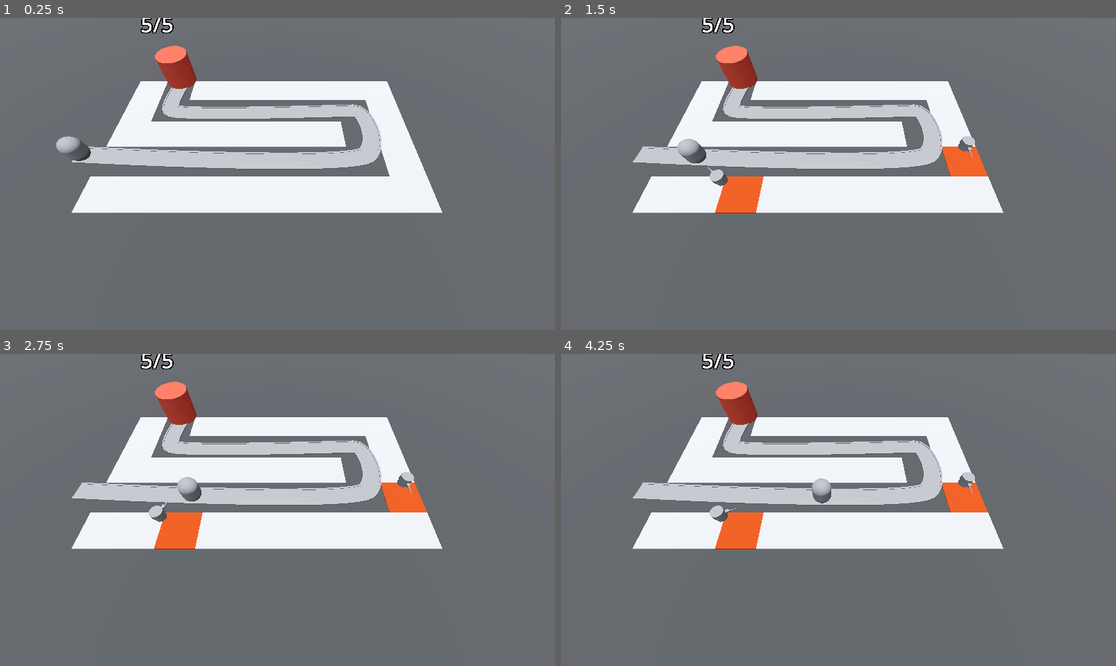
Above: before the commit, frames 1-4 (two rows, left to right).
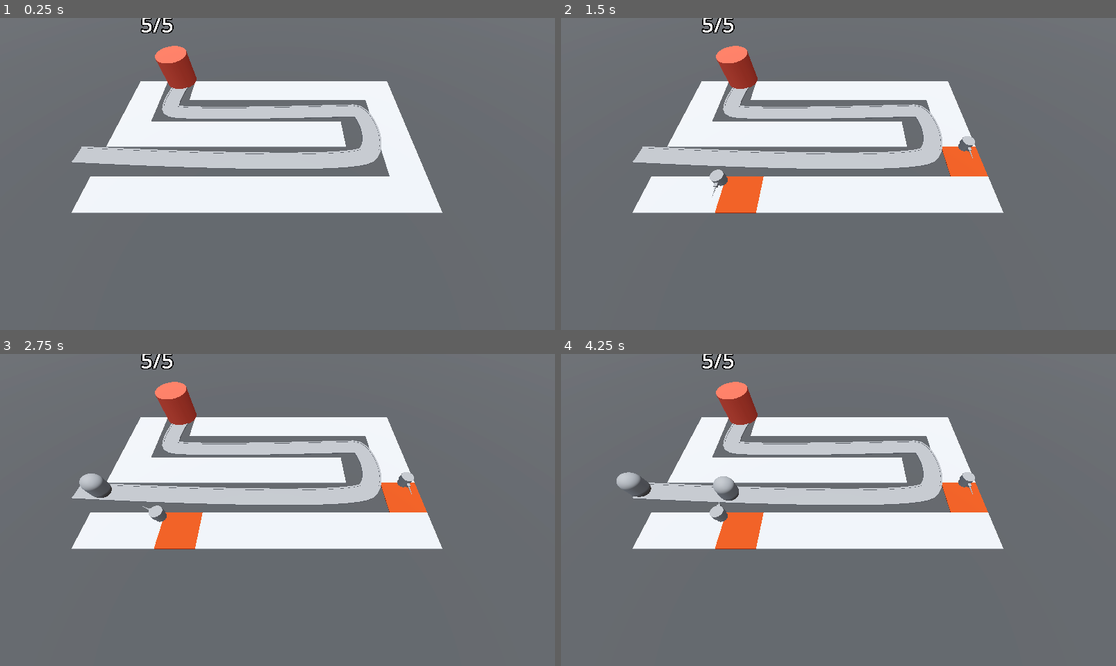
Above: after the commit, the same moments.

Repository: AlexanderMendivil/barbarian_blaster
Game: Godot game, scene res://BaseLevel.tscn
Same seed, same stepped clock (60 frames per second), same inputs: the game is played once before the commit and once after it.
Inputs (mouse positions are in pixels of both pictures, inside the frame that each line leads up to):
- Up to frame 1 (0.25 s): no input
- Up to frame 2 (1.5 s): move the mouse to (960, 158) at 0.52 s; click (960, 158) at 0.6 s; move the mouse to (727, 189) at 1.27 s; click (727, 189) at 1.35 s
- Up to frame 3 (2.75 s): move the mouse to (333, 441) at 2.02 s; click (333, 441) at 2.1 s
- Up to frame 4 (4.25 s): move the mouse to (810, 572) at 2.77 s; click (810, 572) at 2.85 s; move the mouse to (1005, 556) at 3.52 s; click (1005, 556) at 3.6 s

The runs differ from the first frame. In frame 1, 0.3% of the frame differs, in the area x 10-17%, y 37-46%; in frame 2, 0.3%; in frame 3, 0.6%; in frame 4, 0.8%, in the area x 10-49%, y 37-52%.

Commit message:
Spawn enemies

Diff:
--- a/BaseLevel.tscn
+++ b/BaseLevel.tscn
@@ -1,9 +1,10 @@
-[gd_scene load_steps=12 format=3 uid="uid://bsmb5cowjy7pb"]
+[gd_scene load_steps=13 format=3 uid="uid://bsmb5cowjy7pb"]
 
 [ext_resource type="MeshLibrary" uid="uid://bbt1vnqt01aex" path="res://MeshLibraries/SpaceLibrary.tres" id="1_tr658"]
 [ext_resource type="PackedScene" uid="uid://khatafrsgmys" path="res://enemy/enemy.tscn" id="2_0dfw4"]
 [ext_resource type="PackedScene" uid="uid://bl18ugrt11nne" path="res://RayPickerCamera/ray_picker_camera.tscn" id="2_v40uh"]
 [ext_resource type="PackedScene" uid="uid://df230gthdwxye" path="res://base/base.tscn" id="3_bkals"]
+[ext_resource type="Script" path="res://EnemyPath.gd" id="3_uv7hv"]
 [ext_resource type="Script" path="res://TurretManager.gd" id="5_jv8at"]
 [ext_resource type="PackedScene" uid="uid://dfvnawnts2y51" path="res://turret/turret.tscn" id="6_x1pfu"]
 
@@ -54,11 +55,13 @@
 transform = Transform3D(1, 0, 0, 0, 0.5, 0.866025, 0, -0.866025, 0.5, 0, 20, 18.6)
 turret_manager = NodePath("../TurretManager")
 
-[node name="Path3D" type="Path3D" parent="."]
+[node name="EnemyPath" type="Path3D" parent="."]
 transform = Transform3D(1, 0, 0, 0, 1, 0, 0, 0, 1, -5.96046e-08, 1, -0.2)
 curve = SubResource("Curve3D_t0uxe")
+script = ExtResource("3_uv7hv")
+enemy_scene = ExtResource("2_0dfw4")
 
-[node name="Road" type="CSGPolygon3D" parent="Path3D"]
+[node name="Road" type="CSGPolygon3D" parent="EnemyPath"]
 transform = Transform3D(1, 0, 0, 0, 1, 0, 0, 0, 1, -0.8, -1, -0.499999)
 polygon = PackedVector2Array(-1, 0, -1, 0.1, 1, 0.1, 1, 0)
 mode = 2
@@ -72,7 +75,7 @@
 path_u_distance = 1.0
 path_joined = false
 
-[node name="LeftEdge" type="CSGPolygon3D" parent="Path3D"]
+[node name="LeftEdge" type="CSGPolygon3D" parent="EnemyPath"]
 transform = Transform3D(1, 0, 0, 0, 1, 0, 0, 0, 1, -0.8, -1, -0.499999)
 polygon = PackedVector2Array(-1.1, 0, -1.1, 0.15, -0.9, 0.15, -0.9, 0)
 mode = 2
@@ -86,7 +89,7 @@
 path_u_distance = 1.0
 path_joined = false
 
-[node name="RightEdge2" type="CSGPolygon3D" parent="Path3D"]
+[node name="RightEdge2" type="CSGPolygon3D" parent="EnemyPath"]
 transform = Transform3D(1, 0, 0, 0, 1, 0, 0, 0, 1, -0.8, -1, -0.499999)
 polygon = PackedVector2Array(0.9, 0, 0.9, 0.15, 1.1, 0.15, 1.1, 0)
 mode = 2
@@ -100,8 +103,9 @@
 path_u_distance = 1.0
 path_joined = false
 
-[node name="Enemy" parent="Path3D" instance=ExtResource("2_0dfw4")]
-transform = Transform3D(-4.3711e-08, 0, -0.99999, 0, 1, 0, 0.99999, 0, -4.3711e-08, -22.9908, 0, 5.56411)
+[node name="Timer" type="Timer" parent="EnemyPath"]
+wait_time = 2.0
+autostart = true
 
 [node name="Base" parent="." instance=ExtResource("3_bkals")]
 transform = Transform3D(1, 0, 0, 0, 1, 0, 0, 0, 1, -13.9362, 2.81641, -8.2)
@@ -109,4 +113,6 @@
 [node name="TurretManager" type="Node3D" parent="." node_paths=PackedStringArray("enemy_path")]
 script = ExtResource("5_jv8at")
 turret = ExtResource("6_x1pfu")
-enemy_path = NodePath("../Path3D")
+enemy_path = NodePath("../EnemyPath")
+
+[connection signal="timeout" from="EnemyPath/Timer" to="EnemyPath" method="spawn_enemies"]
--- /dev/null
+++ b/EnemyPath.gd
@@ -0,0 +1,14 @@
+extends Path3D
+
+@export var enemy_scene: PackedScene
+
+func _ready():
+	pass
+
+func _process(delta):
+	pass
+
+
+func spawn_enemies():
+	var new_enemy = enemy_scene.instantiate()
+	add_child(new_enemy)
--- a/enemy/enemy.tscn
+++ b/enemy/enemy.tscn
@@ -14,6 +14,21 @@
 radius = 1.0
 height = 3.0
 
+[sub_resource type="Animation" id="Animation_df2hx"]
+length = 0.001
+tracks/0/type = "value"
+tracks/0/imported = false
+tracks/0/enabled = true
+tracks/0/path = NodePath("DamageHighLight:visible")
+tracks/0/interp = 1
+tracks/0/loop_wrap = true
+tracks/0/keys = {
+"times": PackedFloat32Array(0),
+"transitions": PackedFloat32Array(1),
+"update": 1,
+"values": [false]
+}
+
 [sub_resource type="Animation" id="Animation_oxfe6"]
 resource_name = "TakeDamage"
 length = 0.1
@@ -28,21 +43,6 @@
 "transitions": PackedFloat32Array(1, 1),
 "update": 1,
 "values": [true, false]
-}
-
-[sub_resource type="Animation" id="Animation_df2hx"]
-length = 0.001
-tracks/0/type = "value"
-tracks/0/imported = false
-tracks/0/enabled = true
-tracks/0/path = NodePath("DamageHighLight:visible")
-tracks/0/interp = 1
-tracks/0/loop_wrap = true
-tracks/0/keys = {
-"times": PackedFloat32Array(0),
-"transitions": PackedFloat32Array(1),
-"update": 1,
-"values": [false]
 }
 
 [sub_resource type="AnimationLibrary" id="AnimationLibrary_d7gxf"]
--- a/turret/turret.tscn
+++ b/turret/turret.tscn
@@ -19,6 +19,21 @@
 bottom_radius = 0.1
 height = 1.5
 
+[sub_resource type="Animation" id="Animation_yblk3"]
+length = 0.001
+tracks/0/type = "value"
+tracks/0/imported = false
+tracks/0/enabled = true
+tracks/0/path = NodePath(".:position")
+tracks/0/interp = 1
+tracks/0/loop_wrap = true
+tracks/0/keys = {
+"times": PackedFloat32Array(0),
+"transitions": PackedFloat32Array(1),
+"update": 0,
+"values": [Vector3(0, 0, 0.5)]
+}
+
 [sub_resource type="Animation" id="Animation_rq7nv"]
 resource_name = "recoil"
 tracks/0/type = "value"
@@ -32,21 +47,6 @@
 "transitions": PackedFloat32Array(1, 1),
 "update": 0,
 "values": [Vector3(0, 0, 0.5), Vector3(0, 0, 0.2)]
-}
-
-[sub_resource type="Animation" id="Animation_yblk3"]
-length = 0.001
-tracks/0/type = "value"
-tracks/0/imported = false
-tracks/0/enabled = true
-tracks/0/path = NodePath(".:position")
-tracks/0/interp = 1
-tracks/0/loop_wrap = true
-tracks/0/keys = {
-"times": PackedFloat32Array(0),
-"transitions": PackedFloat32Array(1),
-"update": 0,
-"values": [Vector3(0, 0, 0.5)]
 }
 
 [sub_resource type="AnimationLibrary" id="AnimationLibrary_b3kdw"]
Not shown: 4 places in MeshLibraries/SpaceLibrary.tres that only renumber resources
